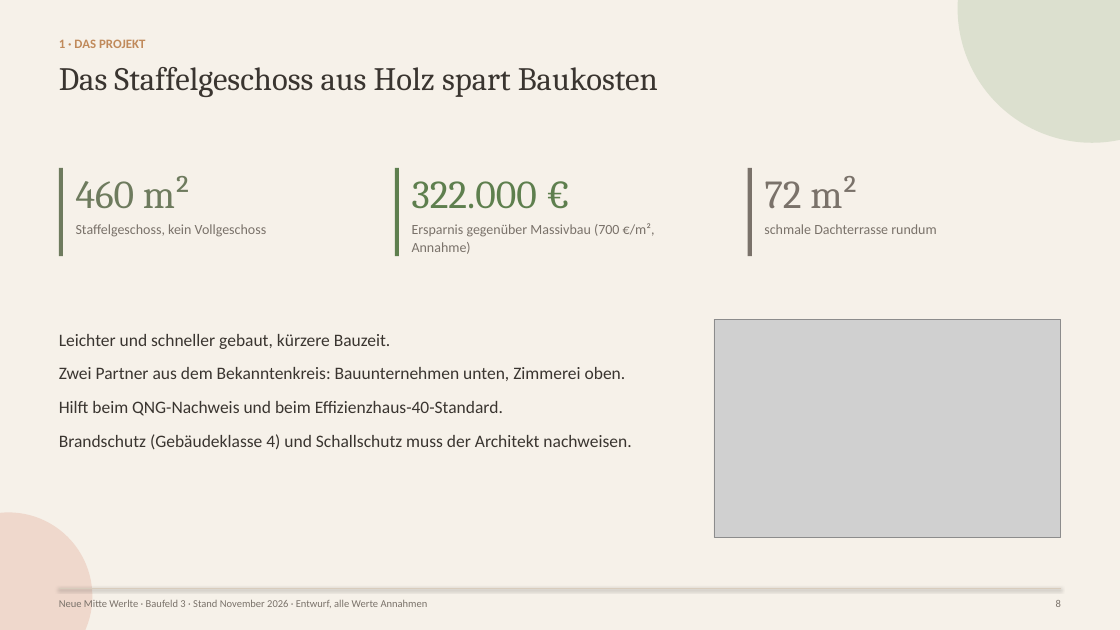
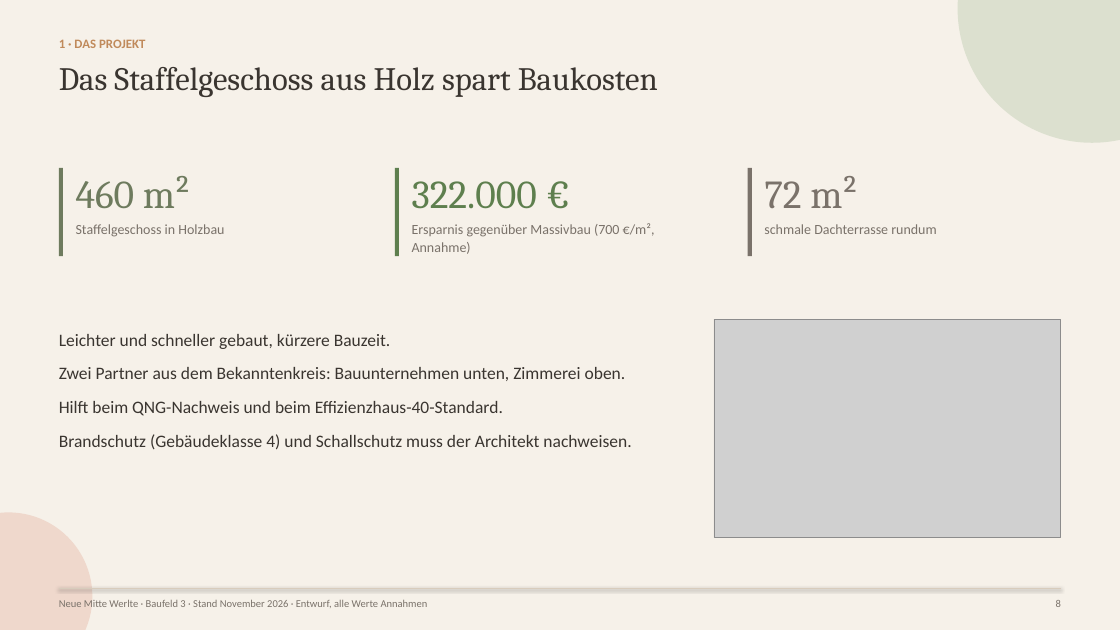
Before and after one commit to CartoonUsername/bau-projekt, a slide deck: slide 8 of praesentation/werlte_master/plan_8WE/deck/Neue-Mitte-Werlte_Baufeld3_Bankpraesentation_2026-11.pptx. Drawn at 1120x630 pixels with LibreOffice and Linux fonts; fonts in the diff are those of the drawing; grey boxes stand for pictures. Boxes give left, top, right and bottom in pixels: in the first picture for what was removed or moved away, otherwise in the second. Text is boxed around its words. In the diff, an @@ line names an element or a change of style, - is before the commit and + after.

```diff
--- a/praesentation/werlte_master/plan_8WE/deck/Neue-Mitte-Werlte_Baufeld3_Bankpraesentation_2026-11.pptx
+++ b/praesentation/werlte_master/plan_8WE/deck/Neue-Mitte-Werlte_Baufeld3_Bankpraesentation_2026-11.pptx
@@ text at box(76, 224, 224, 237): text changed @@
-Staffelgeschoss, kein Vollgeschoss
+Staffelgeschoss in Holzbau
```
Also in this commit, not shown: 4 other slides changed, 2 other files.
